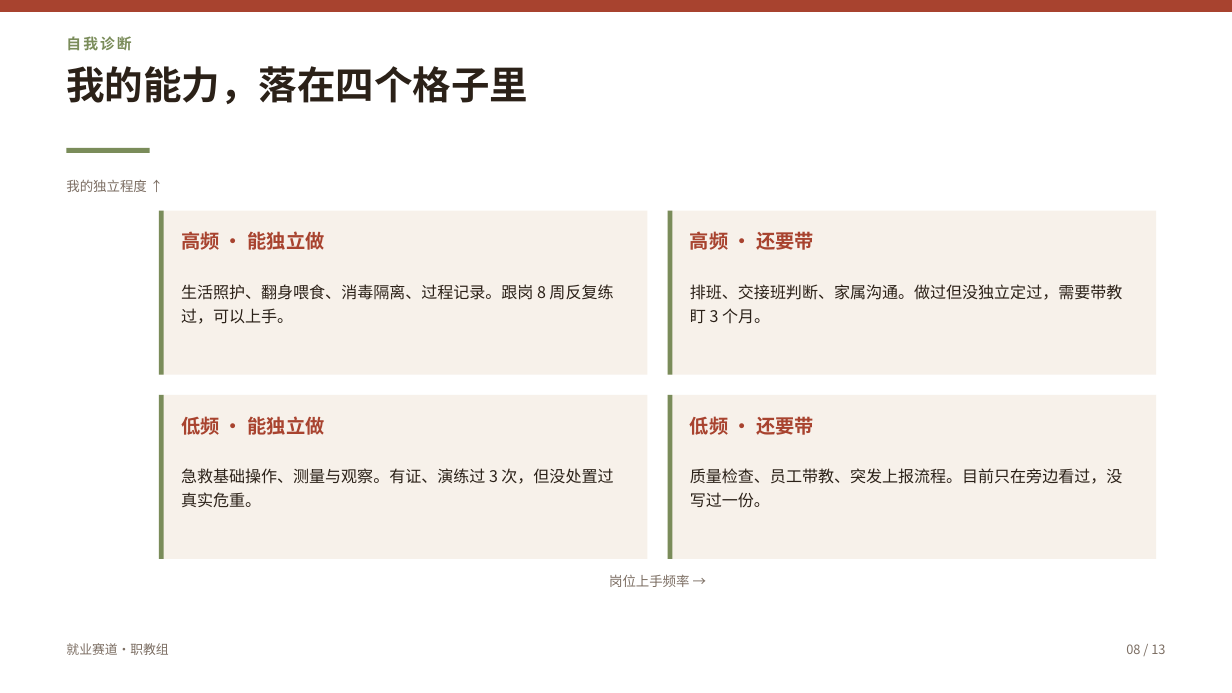
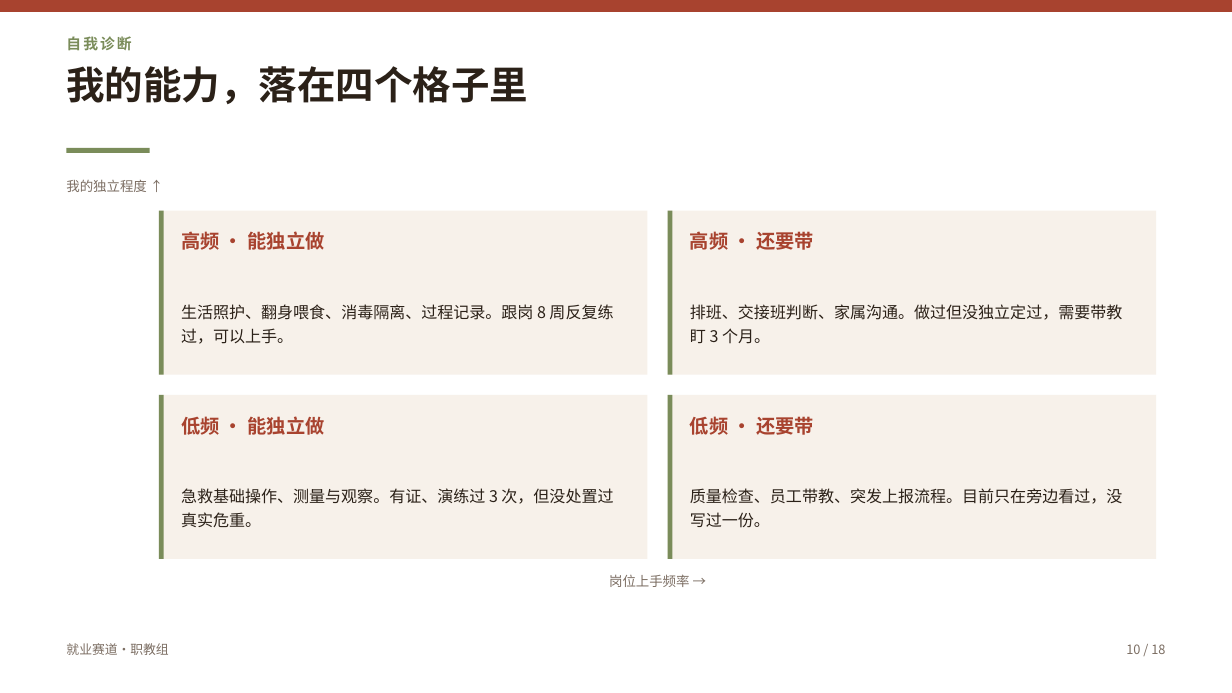
Before and after one commit to John-20260101/zgs-ppt, a slide deck: slide 10 of examples/case-wang/王某某-求职综合展示.pptx (slide 8 before the commit). Drawn at 1232x693 pixels with LibreOffice and Linux fonts; fonts in the diff are those of the drawing. Boxes give left, top, right and bottom in pixels: in the first picture for what was removed or moved away, otherwise in the second. Text is boxed around its words. In the diff, an @@ line names an element or a change of style, - is before the commit and + after.

```diff
--- a/examples/case-wang/王某某-求职综合展示.pptx
+++ b/examples/case-wang/王某某-求职综合展示.pptx
@@ more space between paragraphs; vertical alignment top to middle in 4 elements at (x1=181, y1=304, x2=613, y2=344), (x1=690, y1=304, x2=1122, y2=344), (x1=181, y1=488, x2=613, y2=527), (x1=690, y1=488, x2=1122, y2=527) @@
@@ text at (x1=1126, y1=644, x2=1165, y2=654): text changed @@
-08 / 13
+10 / 18
```
Also in this commit, not shown: 12 other slides changed, 5 slides added, 31 other files.
